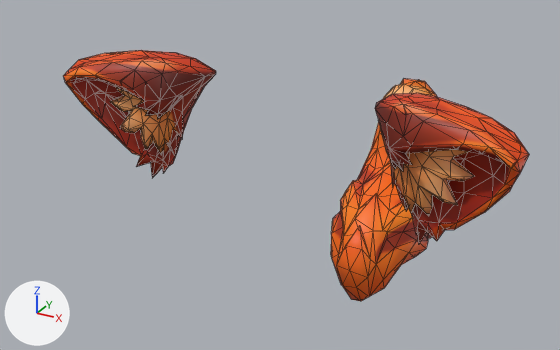
Before and after pictures for a commit that changed the FBX model art/models/accessories/ember_tiger/EmberTigerWear.fbx.
Rendered twice from a camera (50 mm lens) standing at (0.774, -1.409, 1.374) and looking at (-0.201, 0.364, 0.487). Arrows for +X, +Y and +Z are at lower left; the lights stay in place. The older version comes first. Mesh edges are drawn as thin lines.

Objects in the first picture: 'EarL', 'EarR', 'Tail'.
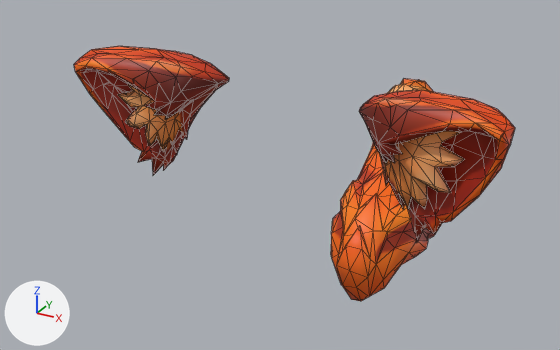
The change, as a list of edits to the scene's bpy script:
```text
Change me_meshes_0__006:
    used by ob_earl; location = (0.328, 0.005, 0.619)
    remove me_meshes_0__006.from_pydata(...)  # 170 vertices, 336 faces; spans x -0.125..0.213, y -0.113..0.088, z -0.021..0.29
    add me_meshes_0__006.from_pydata(...)  # 170 vertices, 336 faces; spans x -0.161..0.183, y -0.086..0.102, z -0.021..0.293
    me_meshes_0__006 part 2: 169 of 170 vertices moved; they spanned x -0.125..0.213, y -0.113..0.088, z -0.021..0.29 and now span x -0.161..0.183, y -0.086..0.102, z -0.021..0.293; mean shift (-0.023, 0.017, 0.006); largest move (0.2, -0.079, 0.251) -> (0.165, -0.045, 0.28)
Change me_meshes_0__001:
    used by ob_earr; location = (-0.328, 0.006, 0.618)
    remove me_meshes_0__001.from_pydata(...)  # 214 vertices, 424 faces; spans x -0.215..0.121, y -0.103..0.098, z -0.021..0.294
    add me_meshes_0__001.from_pydata(...)  # 214 vertices, 424 faces; spans x -0.181..0.155, y -0.103..0.098, z -0.022..0.296
    me_meshes_0__001 part 1: 212 of 214 vertices moved; they spanned x -0.215..0.121, y -0.103..0.098, z -0.021..0.294 and now span x -0.181..0.155, y -0.103..0.098, z -0.022..0.296; mean shift (0.023, 0.0, 0.004); largest move (-0.185, -0.067, 0.265) -> (-0.145, -0.067, 0.287)
Change ob_earl:
    ob_earl.location: (0.328, 0.005, 0.619) -> (0.324, 0.0, 0.626)
Change ob_earr:
    ob_earr.location: (-0.328, 0.006, 0.618) -> (-0.325, 0.005, 0.626)
```

Where the change shows, as pixel boxes [x1, y1, x2, y2] in the pictures (560 x 350 px):
'EarL', reshaped, moved
    before: [375, 93, 529, 245]
    after: [359, 90, 515, 241]
'EarR', reshaped, moved
    before: [64, 50, 216, 178]
    after: [74, 46, 229, 175]
